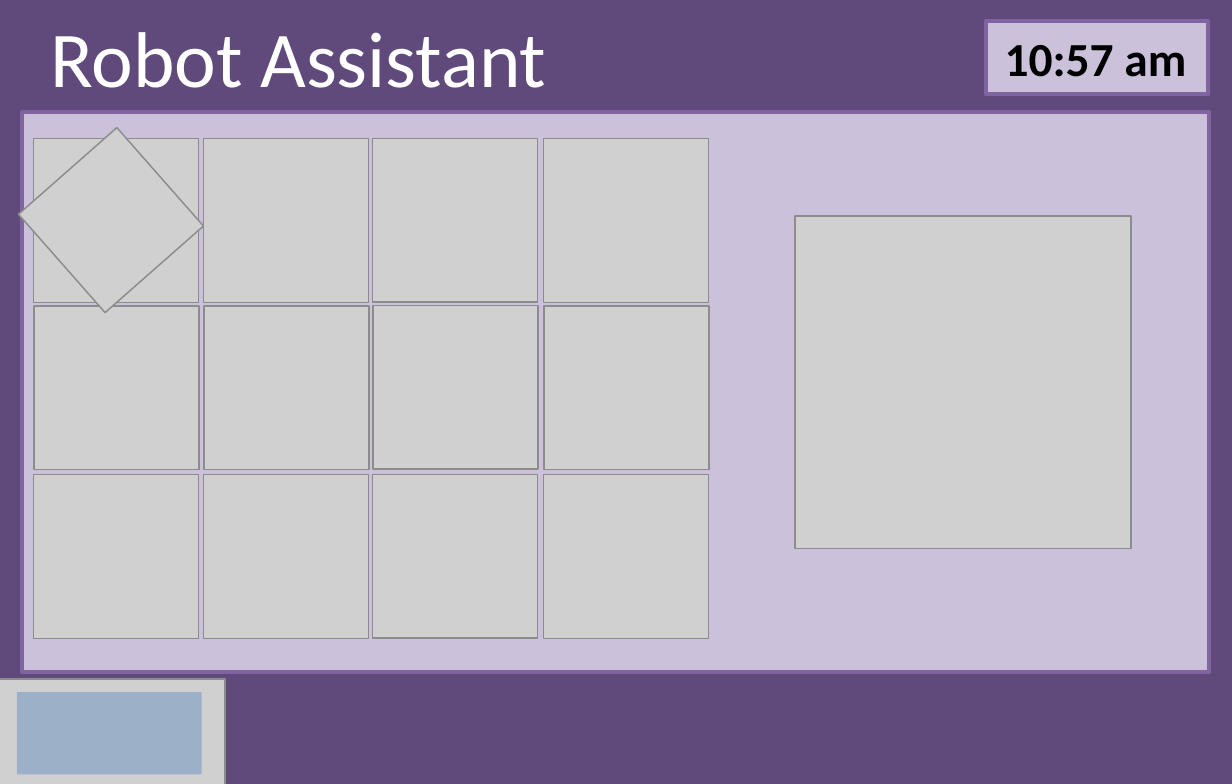
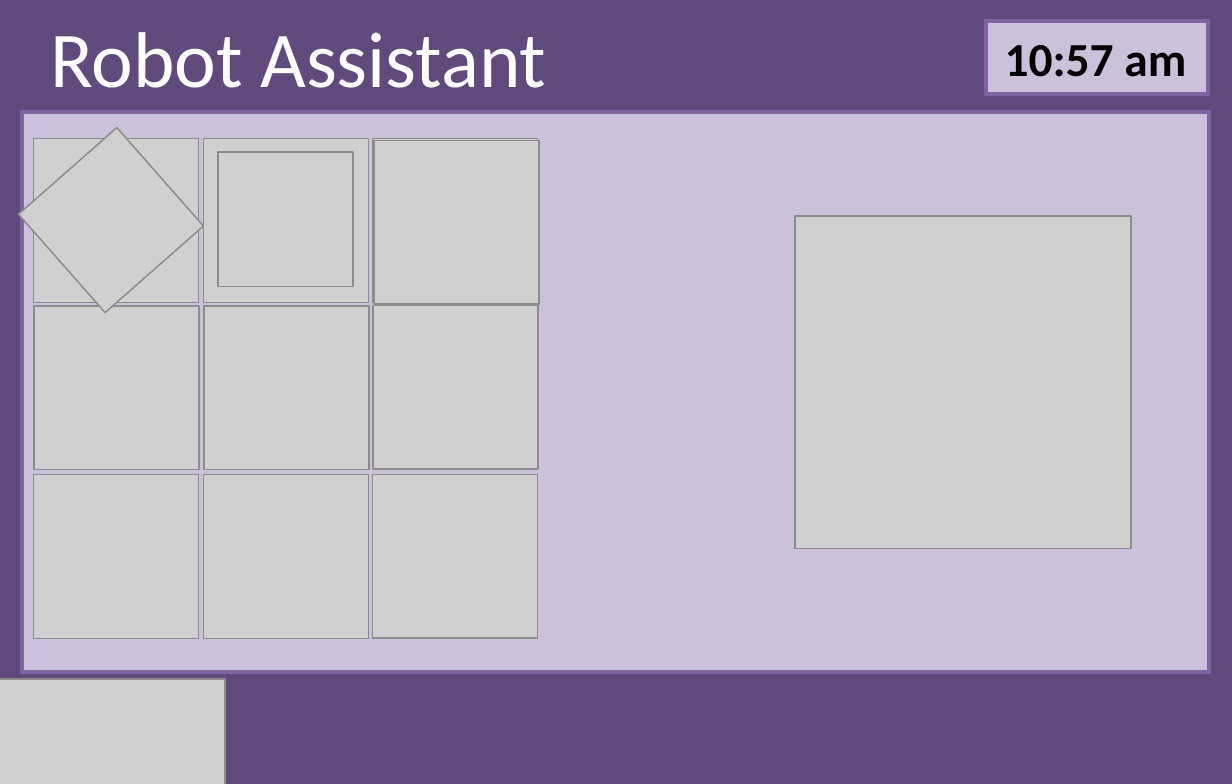
Before and after one commit to Gordo851/Design, a slide deck: slide 23 of story_board_buttonAction2.pptx (slide 12 before the commit). Drawn at 1232x784 pixels with LibreOffice and Linux fonts; fonts in the diff are those of the drawing; grey boxes stand for pictures. Boxes give left, top, right and bottom in pixels: in the first picture for what was removed or moved away, otherwise in the second. Text is boxed around its words. In the diff, an @@ line names an element or a change of style, - is before the commit and + after.

```diff
--- a/story_board_buttonAction2.pptx
+++ b/story_board_buttonAction2.pptx
@@ picture added at <box>374,141,539,304</box> @@
@@ picture removed at <box>543,139,708,303</box> @@
@@ picture added at <box>218,152,353,287</box> @@
@@ picture removed at <box>545,306,710,469</box> @@
@@ picture removed at <box>543,475,708,639</box> @@
@@ action button blank removed at <box>17,693,202,775</box> @@
```
Also in this commit, not shown: 12 other slides changed, 11 slides added.
